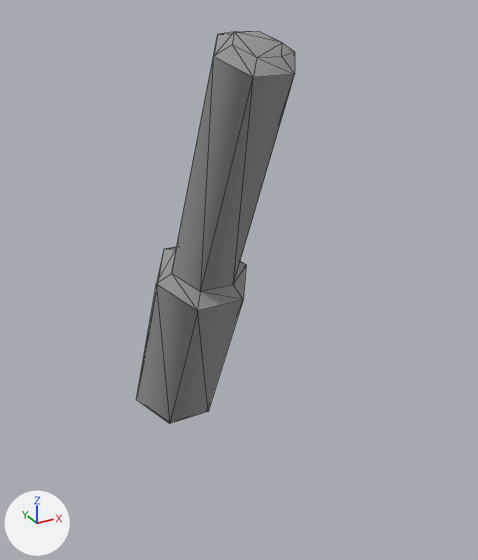
The OBJ model Assets/Art/Nova1492/GXConverted/Models/UnitParts/ArmWeapons/datan_common__02_LArm_53c67977.obj, before and after one commit.
Camera for both pictures: a 50 mm lens placed at (-1.29, -3.1, 2.1), pointed at (0.29, -0.22, 0.66). Lighting does not change. The marker at lower left points along +X, +Y and +Z. The first picture is the older version. Mesh edges are drawn as thin lines. Where no turn or scale is listed for an object, it has been applied to the vertices.

The scene before the commit, as lines of its bpy script (objects in view):
```python
me_datan_common__02_larm_53c67977 = bpy.data.meshes.new('datan_common__02_LArm_53c67977')
me_datan_common__02_larm_53c67977.from_pydata(...)  # 42 vertices, 72 faces; spans x -0.24..0.25, y -1.01..0.23, z -0.23..1.95
me_datan_common__02_larm_53c67977.materials.append(mat_datan_common__02_larm_53c67977)  # picture img_datan_common__02_larm_53c67977_tga
ob_datan_common__02_larm_53c67977 = bpy.data.objects.new('datan_common__02_LArm_53c67977', me_datan_common__02_larm_53c67977)
ob_datan_common__02_larm_53c67977.location = (0.0, 0.0, 0.0)
```
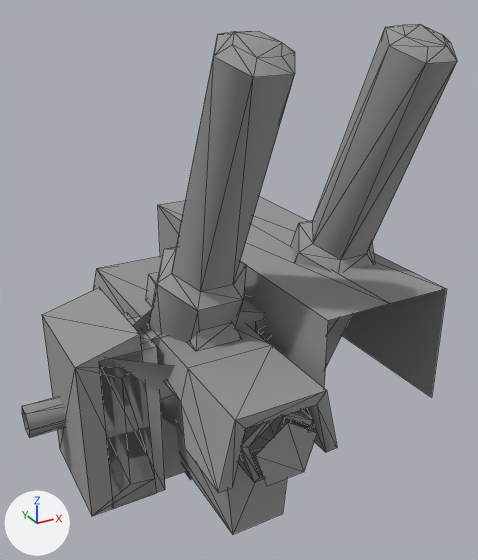
Boxes [x1, y1, x2, y2] around the edits, measured in the pictures (478 x 560 px):
'datan_common__02_LArm_53c67977_mesh00', added: after [158, 196, 446, 398]
'datan_common__02_LArm_53c67977_mesh13', added: after [291, 25, 457, 369]
'datan_common__02_LArm_53c67977_mesh01', added: after [93, 256, 337, 493]
'datan_common__02_LArm_53c67977_mesh28', added: after [42, 287, 263, 516]
'datan_common__02_LArm_53c67977_mesh22', added: after [99, 313, 263, 508]
'datan_common__02_LArm_53c67977_mesh03', added: after [176, 400, 287, 534]
'datan_common__02_LArm_53c67977_mesh21', added: after [255, 422, 317, 486]
'datan_common__02_LArm_53c67977_mesh02', added: after [238, 410, 314, 482]
'datan_common__02_LArm_53c67977_mesh18', added (mostly hidden): after [110, 296, 271, 427]
'datan_common__02_LArm_53c67977_mesh04', added: after [22, 396, 66, 438]

Edits to the bpy script that builds the scene:
```text
Add ob_datan_common__02_larm_53c67977_mesh28:
    ob_datan_common__02_larm_53c67977_mesh28 = bpy.data.objects.new('datan_common__02_LArm_53c67977_mesh28', me_datan_common__02_larm_53c67977_mesh28)  # 30 vertices, 48 faces; spans x -0.684..0.468, y -0.428..0.191, z -0.379..0.595; in mat_datan_common__02_larm_53c67977 (picture img_datan_common__02_larm_53c67977_tga)
    ob_datan_common__02_larm_53c67977_mesh28.location = (0.0, 0.0, 0.0)
Add ob_datan_common__02_larm_53c67977_mesh22:
    ob_datan_common__02_larm_53c67977_mesh22 = bpy.data.objects.new('datan_common__02_LArm_53c67977_mesh22', me_datan_common__02_larm_53c67977_mesh22)  # 24 vertices, 34 faces; spans x -0.57..0.57, y -0.428..0.0, z -0.379..0.502; in mat_datan_common__02_larm_53c67977 (picture img_datan_common__02_larm_53c67977_tga)
    ob_datan_common__02_larm_53c67977_mesh22.location = (0.0, 0.0, 0.0)
Add ob_datan_common__02_larm_53c67977_mesh21:
    ob_datan_common__02_larm_53c67977_mesh21 = bpy.data.objects.new('datan_common__02_LArm_53c67977_mesh21', me_datan_common__02_larm_53c67977_mesh21)  # 5 vertices, 3 faces; spans x -0.16..0.153, y -1.182, z 0.144..0.442; in mat_datan_common__02_larm_53c67977 (picture img_datan_common__02_larm_53c67977_tga)
    ob_datan_common__02_larm_53c67977_mesh21.location = (0.0, 0.0, 0.0)
Add ob_datan_common__02_larm_53c67977_mesh18:
    ob_datan_common__02_larm_53c67977_mesh18 = bpy.data.objects.new('datan_common__02_LArm_53c67977_mesh18', me_datan_common__02_larm_53c67977_mesh18)  # 8 vertices, 8 faces; spans x -0.576..0.587, y -0.657..0.175, z -0.174..0.657; in mat_datan_common__02_larm_53c67977 (picture img_datan_common__02_larm_53c67977_tga)
    ob_datan_common__02_larm_53c67977_mesh18.location = (0.0, 0.0, 0.0)
Add ob_datan_common__02_larm_53c67977_mesh13:
    ob_datan_common__02_larm_53c67977_mesh13 = bpy.data.objects.new('datan_common__02_LArm_53c67977_mesh13', me_datan_common__02_larm_53c67977_mesh13)  # 42 vertices, 72 faces; spans x 0.57..1.06, y -1.0..0.23, z -0.23..1.96; in mat_datan_common__02_larm_53c67977 (picture img_datan_common__02_larm_53c67977_tga)
    ob_datan_common__02_larm_53c67977_mesh13.location = (0.0, 0.0, 0.0)
Add ob_datan_common__02_larm_53c67977_mesh04:
    ob_datan_common__02_larm_53c67977_mesh04 = bpy.data.objects.new('datan_common__02_LArm_53c67977_mesh04', me_datan_common__02_larm_53c67977_mesh04)  # 12 vertices, 12 faces; spans x -0.876..0.0, y -0.085..0.085, z -0.074..0.074; in mat_datan_common__02_larm_53c67977 (picture img_datan_common__02_larm_53c67977_tga)
    ob_datan_common__02_larm_53c67977_mesh04.location = (0.0, 0.0, 0.0)
Add ob_datan_common__02_larm_53c67977_mesh03:
    ob_datan_common__02_larm_53c67977_mesh03 = bpy.data.objects.new('datan_common__02_LArm_53c67977_mesh03', me_datan_common__02_larm_53c67977_mesh03)  # 22 vertices, 26 faces; spans x -0.21..0.21, y -0.95..0.68, z -0.5..0.47; in mat_datan_common__02_larm_53c67977 (picture img_datan_common__02_larm_53c67977_tga)
    ob_datan_common__02_larm_53c67977_mesh03.location = (0.0, 0.0, 0.0)
Add ob_datan_common__02_larm_53c67977_mesh02:
    ob_datan_common__02_larm_53c67977_mesh02 = bpy.data.objects.new('datan_common__02_LArm_53c67977_mesh02', me_datan_common__02_larm_53c67977_mesh02)  # 20 vertices, 31 faces; spans x -0.19..0.184, y -1.123..-0.947, z 0.118..0.474; in mat_datan_common__02_larm_53c67977 (picture img_datan_common__02_larm_53c67977_tga)
    ob_datan_common__02_larm_53c67977_mesh02.location = (0.0, 0.0, 0.0)
Add ob_datan_common__02_larm_53c67977_mesh01:
    ob_datan_common__02_larm_53c67977_mesh01 = bpy.data.objects.new('datan_common__02_LArm_53c67977_mesh01', me_datan_common__02_larm_53c67977_mesh01)  # 34 vertices, 40 faces; spans x -0.31..0.31, y -1.13..0.69, z 0.16..0.65; in mat_datan_common__02_larm_53c67977 (picture img_datan_common__02_larm_53c67977_tga)
    ob_datan_common__02_larm_53c67977_mesh01.location = (0.0, 0.0, 0.0)
Add ob_datan_common__02_larm_53c67977_mesh00:
    ob_datan_common__02_larm_53c67977_mesh00 = bpy.data.objects.new('datan_common__02_LArm_53c67977_mesh00', me_datan_common__02_larm_53c67977_mesh00)  # 10 vertices, 11 faces; spans x 0.32..1.04, y -0.99..0.99, z 0.11..0.75; in mat_datan_common__02_larm_53c67977 (picture img_datan_common__02_larm_53c67977_tga)
    ob_datan_common__02_larm_53c67977_mesh00.location = (0.0, 0.0, 0.0)
```
